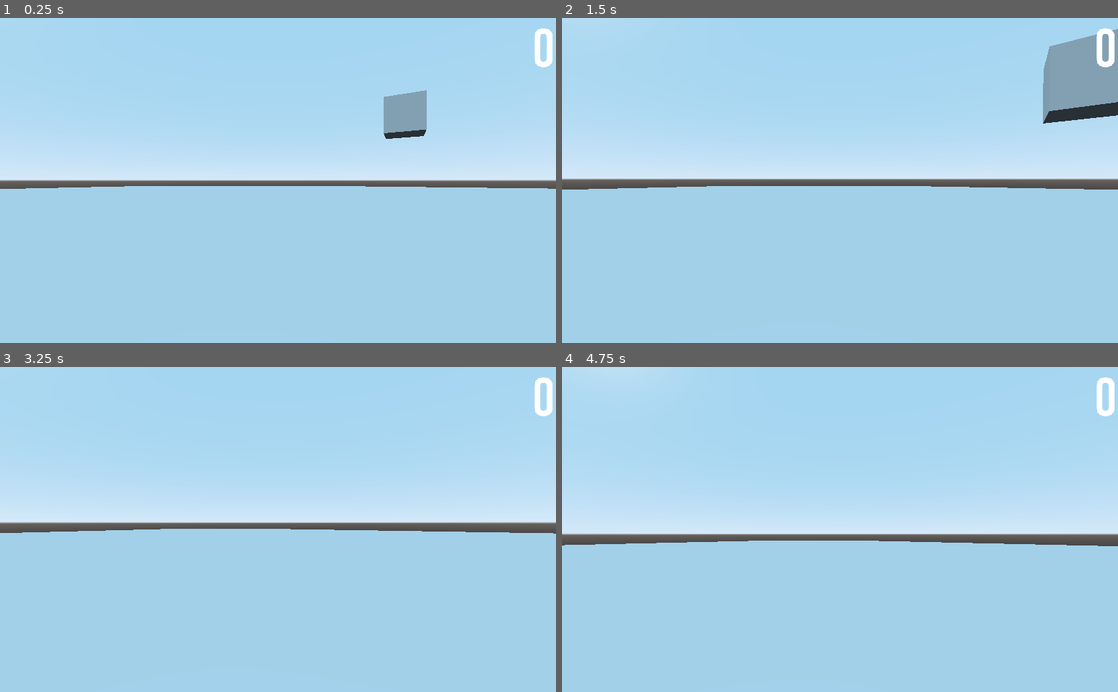
Above: before the commit, frames 1-4 (two rows, left to right).
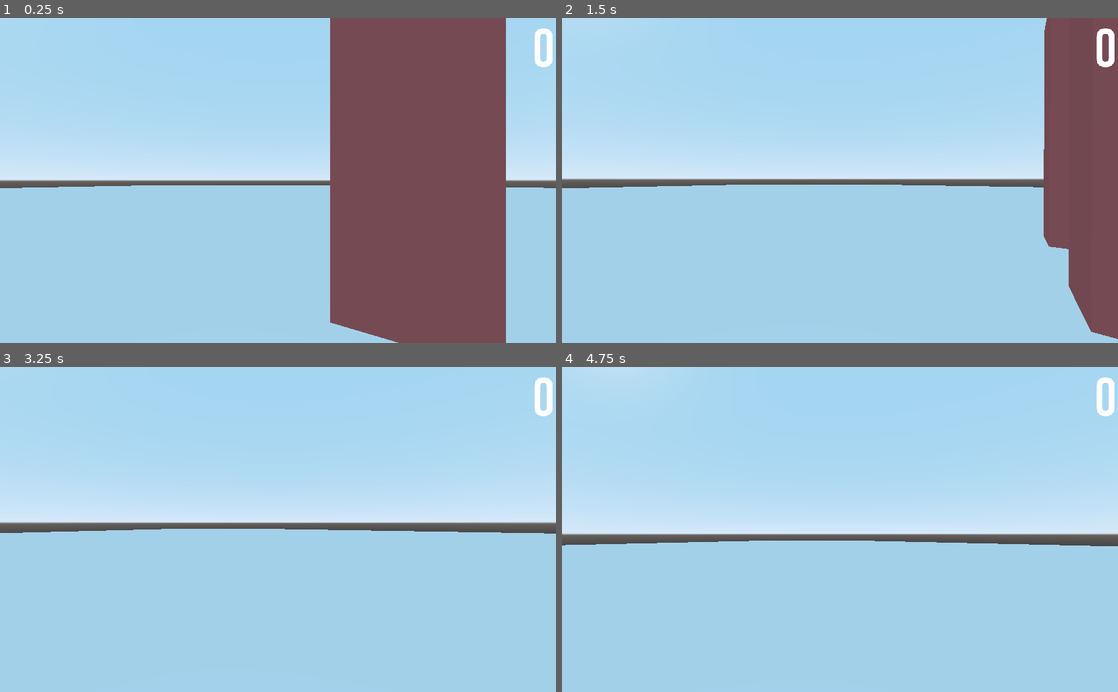
Above: after the commit, the same moments.

Repository: nuzcraft/intermediate_book
Game: Godot game, scene res://training_camp/training_camp.tscn
The game is run twice, just before and just after one commit, with the same random seed, the same clock (stepped at 60 frames per second) and the same inputs. Before the commit the project starts from res://level_1.tscn.
Inputs (mouse positions are in pixels of both pictures, inside the frame that each line leads up to):
- Up to frame 1 (0.25 s): no input
- Up to frame 2 (1.5 s): move the mouse to (867, 180) at 0.52 s; hold Up (move_forward) from 0.53 s (still down); tap F (fire, bound only after the commit) at 0.6, 1.35 s; tap Space (jump) at 0.77 s; move the mouse to (812, 180) at 1.27 s
- Up to frame 3 (3.25 s): keep holding Up (move_forward); tap Space (jump) at 1.52, 3.02 s; move the mouse to (289, 523) at 2.02 s; tap F (fire, bound only after the commit) at 2.1, 2.85 s; move the mouse to (272, 536) at 2.77 s
- Up to frame 4 (4.75 s): keep holding Up (move_forward); move the mouse to (878, 532) at 3.52 s; tap F (fire, bound only after the commit) at 3.6, 4.35 s; tap Space (jump) at 3.77, 4.52 s; move the mouse to (795, 526) at 4.27 s

The runs differ from the first frame. In frame 1, 31% of the frame differs, in the area x 0-100%, y 0-100%; in frame 2, 11%; in frame 3, less than 0.1%; in frame 4, less than 0.1%.

Commit message:
player can raycast and hit things

Diff:
--- a/Player.gd
+++ b/Player.gd
@@ -17,14 +17,19 @@
 
 
 onready var camera :Camera = get_node("Camera")#only when node is initialized
-onready var user_message:Label = get_node("message")
-onready var message_timer:Timer = get_node("messageTimer")
-onready var score_label:Label = get_node("score")
+onready var user_message:Label = get_node("../message")
+onready var message_timer:Timer = get_node("../messageTimer")
+onready var score_label:Label = get_node("../scoreLabel")
+var ray:RayCast
 
 func _ready():
 	Input.set_mouse_mode(Input.MOUSE_MODE_CAPTURED)
 	user_message.set_text("")
 	score_label.set_text(str(score))
+	ray = RayCast.new()
+	ray.enabled = true
+	camera.add_child(ray)
+	ray.cast_to = Vector3(0, 0, -100)
 
 func _physics_process(delta):#called 60 times per sec
 	velocity.x = 0
@@ -39,6 +44,11 @@
 	if Input.is_action_pressed("move_right"):
 		input.x-=1
 	input.normalized();
+
+	if Input.is_action_just_pressed("fire"):
+		if ray.is_colliding():
+			var obj = ray.get_collider()
+			print("the object " + obj.get_name() + " is in front of the player")
 
 	var forward = global_transform.basis.z;
 	var right = global_transform.basis.x;
--- a/level_1.tscn
+++ b/level_1.tscn
@@ -10,14 +10,6 @@
 [sub_resource type="SpatialMaterial" id=2]
 albedo_texture = ExtResource( 2 )
 uv1_scale = Vector3( 10, 10, 10 )
-
-[sub_resource type="DynamicFont" id=8]
-size = 100
-font_data = ExtResource( 3 )
-
-[sub_resource type="DynamicFont" id=9]
-size = 100
-font_data = ExtResource( 3 )
 
 [sub_resource type="SphereShape" id=3]
 
@@ -32,6 +24,14 @@
 [sub_resource type="SpatialMaterial" id=7]
 albedo_color = Color( 0.828125, 0.158508, 0.158508, 1 )
 
+[sub_resource type="DynamicFont" id=8]
+size = 100
+font_data = ExtResource( 3 )
+
+[sub_resource type="DynamicFont" id=9]
+size = 100
+font_data = ExtResource( 3 )
+
 [node name="Spatial" type="Spatial"]
 
 [node name="ground" type="StaticBody" parent="."]
@@ -45,26 +45,6 @@
 
 [node name="player" parent="." instance=ExtResource( 1 )]
 transform = Transform( -0.477603, 0, 0.878576, 0, 1, 0, -0.878576, 0, -0.477603, 0, 2.07205, 0 )
-
-[node name="message" type="Label" parent="player"]
-margin_right = 500.0
-margin_bottom = 100.0
-custom_fonts/font = SubResource( 8 )
-text = "Congratulations :)"
-align = 1
-valign = 1
-
-[node name="messageTimer" type="Timer" parent="player"]
-wait_time = 5.0
-one_shot = true
-
-[node name="score" type="Label" parent="player"]
-margin_left = 981.0
-margin_right = 1021.0
-margin_bottom = 120.0
-grow_horizontal = 0
-custom_fonts/font = SubResource( 9 )
-align = 2
 
 [node name="launcher" parent="." instance=ExtResource( 4 )]
 
@@ -132,4 +112,24 @@
 [node name="launcher4" parent="." instance=ExtResource( 4 )]
 transform = Transform( 1, 0, 0, 0, 1, 0, 0, 0, 1, 31.3457, 7, 14.6454 )
 
-[connection signal="timeout" from="player/messageTimer" to="player" method="_on_messageTimer_timeout"]
+[node name="message" type="Label" parent="."]
+margin_right = 628.0
+margin_bottom = 120.0
+custom_fonts/font = SubResource( 8 )
+text = "Congratulations :)"
+align = 1
+valign = 1
+
+[node name="messageTimer" type="Timer" parent="."]
+wait_time = 5.0
+one_shot = true
+
+[node name="scoreLabel" type="Label" parent="."]
+margin_left = 981.0
+margin_right = 1021.0
+margin_bottom = 120.0
+grow_horizontal = 0
+custom_fonts/font = SubResource( 9 )
+align = 2
+
+[connection signal="timeout" from="messageTimer" to="player" method="_on_messageTimer_timeout"]
--- a/project.godot
+++ b/project.godot
@@ -11,7 +11,7 @@
 [application]
 
 config/name="Startup Project"
-run/main_scene="res://level_1.tscn"
+run/main_scene="res://training_camp/training_camp.tscn"
 config/icon="res://icon.png"
 
 [input]
@@ -50,6 +50,11 @@
 "events": [ Object(InputEventKey,"resource_local_to_scene":false,"resource_name":"","device":0,"alt":false,"shift":false,"control":false,"meta":false,"command":false,"pressed":false,"scancode":16777217,"physical_scancode":0,"unicode":0,"echo":false,"script":null)
  ]
 }
+fire={
+"deadzone": 0.5,
+"events": [ Object(InputEventKey,"resource_local_to_scene":false,"resource_name":"","device":0,"alt":false,"shift":false,"control":false,"meta":false,"command":false,"pressed":false,"scancode":70,"physical_scancode":0,"unicode":0,"echo":false,"script":null)
+ ]
+}
 
 [physics]
 
--- /dev/null
+++ b/training_camp/training_camp.tscn
@@ -0,0 +1,96 @@
+[gd_scene load_steps=10 format=2]
+
+[ext_resource path="res://BebasNeue-Regular.ttf" type="DynamicFontData" id=1]
+[ext_resource path="res://player.tscn" type="PackedScene" id=2]
+[ext_resource path="res://texture_05.png" type="Texture" id=3]
+
+[sub_resource type="BoxShape" id=1]
+
+[sub_resource type="SpatialMaterial" id=2]
+albedo_texture = ExtResource( 3 )
+uv1_scale = Vector3( 10, 10, 10 )
+
+[sub_resource type="DynamicFont" id=8]
+size = 100
+font_data = ExtResource( 1 )
+
+[sub_resource type="DynamicFont" id=9]
+size = 100
+font_data = ExtResource( 1 )
+
+[sub_resource type="BoxShape" id=10]
+
+[sub_resource type="SpatialMaterial" id=11]
+albedo_color = Color( 0.901961, 0.454902, 0.454902, 1 )
+
+[node name="Spatial" type="Spatial"]
+
+[node name="ground" type="StaticBody" parent="."]
+transform = Transform( 100, 0, 0, 0, 1, 0, 0, 0, 100, 0, 0, 0 )
+
+[node name="CollisionShape" type="CollisionShape" parent="ground"]
+shape = SubResource( 1 )
+
+[node name="CSGBox" type="CSGBox" parent="ground/CollisionShape"]
+material = SubResource( 2 )
+
+[node name="player" parent="." instance=ExtResource( 2 )]
+transform = Transform( -0.477603, 0, 0.878576, 0, 1, 0, -0.878576, 0, -0.477603, 0, 2.07205, 0 )
+
+[node name="message" type="Label" parent="."]
+margin_right = 628.0
+margin_bottom = 120.0
+custom_fonts/font = SubResource( 8 )
+text = "Congratulations :)"
+align = 1
+valign = 1
+
+[node name="messageTimer" type="Timer" parent="."]
+wait_time = 5.0
+one_shot = true
+
+[node name="scoreLabel" type="Label" parent="."]
+margin_left = 981.0
+margin_right = 1021.0
+margin_bottom = 120.0
+grow_horizontal = 0
+custom_fonts/font = SubResource( 9 )
+align = 2
+
+[node name="target1" type="StaticBody" parent="."]
+transform = Transform( 1, 0, 0, 0, 5, 0, 0, 0, 1, 0, 5, 0 )
+
+[node name="CollisionShape" type="CollisionShape" parent="target1"]
+shape = SubResource( 10 )
+
+[node name="CSGBox" type="CSGBox" parent="target1/CollisionShape"]
+material = SubResource( 11 )
+
+[node name="target2" type="StaticBody" parent="."]
+transform = Transform( 1, 0, 0, 0, 5, 0, 0, 0, 1, 6, 5, 0 )
+
+[node name="CollisionShape" type="CollisionShape" parent="target2"]
+shape = SubResource( 10 )
+
+[node name="CSGBox" type="CSGBox" parent="target2/CollisionShape"]
+material = SubResource( 11 )
+
+[node name="target3" type="StaticBody" parent="."]
+transform = Transform( 1, 0, 0, 0, 5, 0, 0, 0, 1, 12, 5, 0 )
+
+[node name="CollisionShape" type="CollisionShape" parent="target3"]
+shape = SubResource( 10 )
+
+[node name="CSGBox" type="CSGBox" parent="target3/CollisionShape"]
+material = SubResource( 11 )
+
+[node name="target4" type="StaticBody" parent="."]
+transform = Transform( 1, 0, 0, 0, 5, 0, 0, 0, 1, 18, 5, 0 )
+
+[node name="CollisionShape" type="CollisionShape" parent="target4"]
+shape = SubResource( 10 )
+
+[node name="CSGBox" type="CSGBox" parent="target4/CollisionShape"]
+material = SubResource( 11 )
+
+[connection signal="timeout" from="messageTimer" to="player" method="_on_messageTimer_timeout"]
